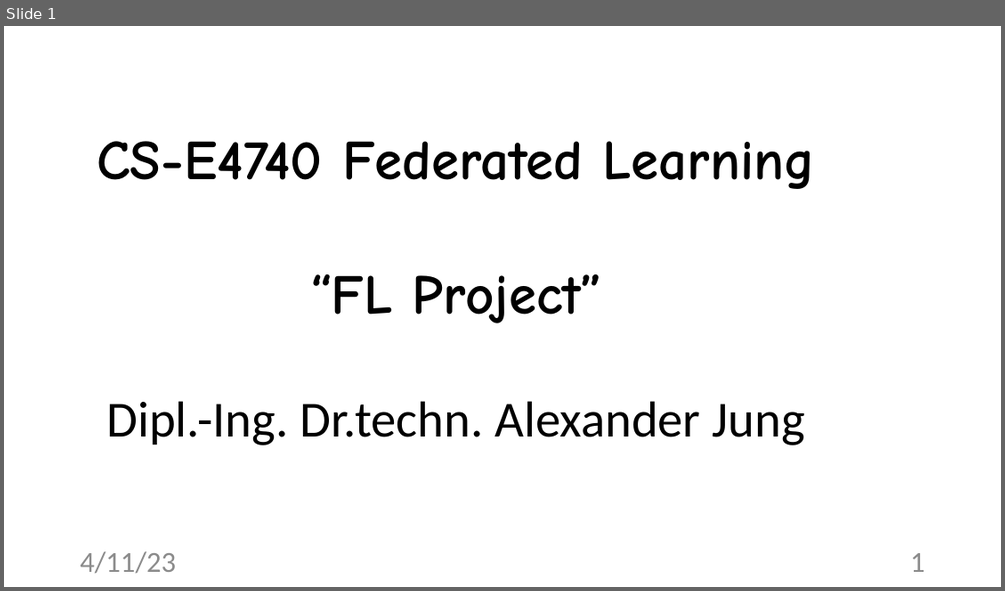
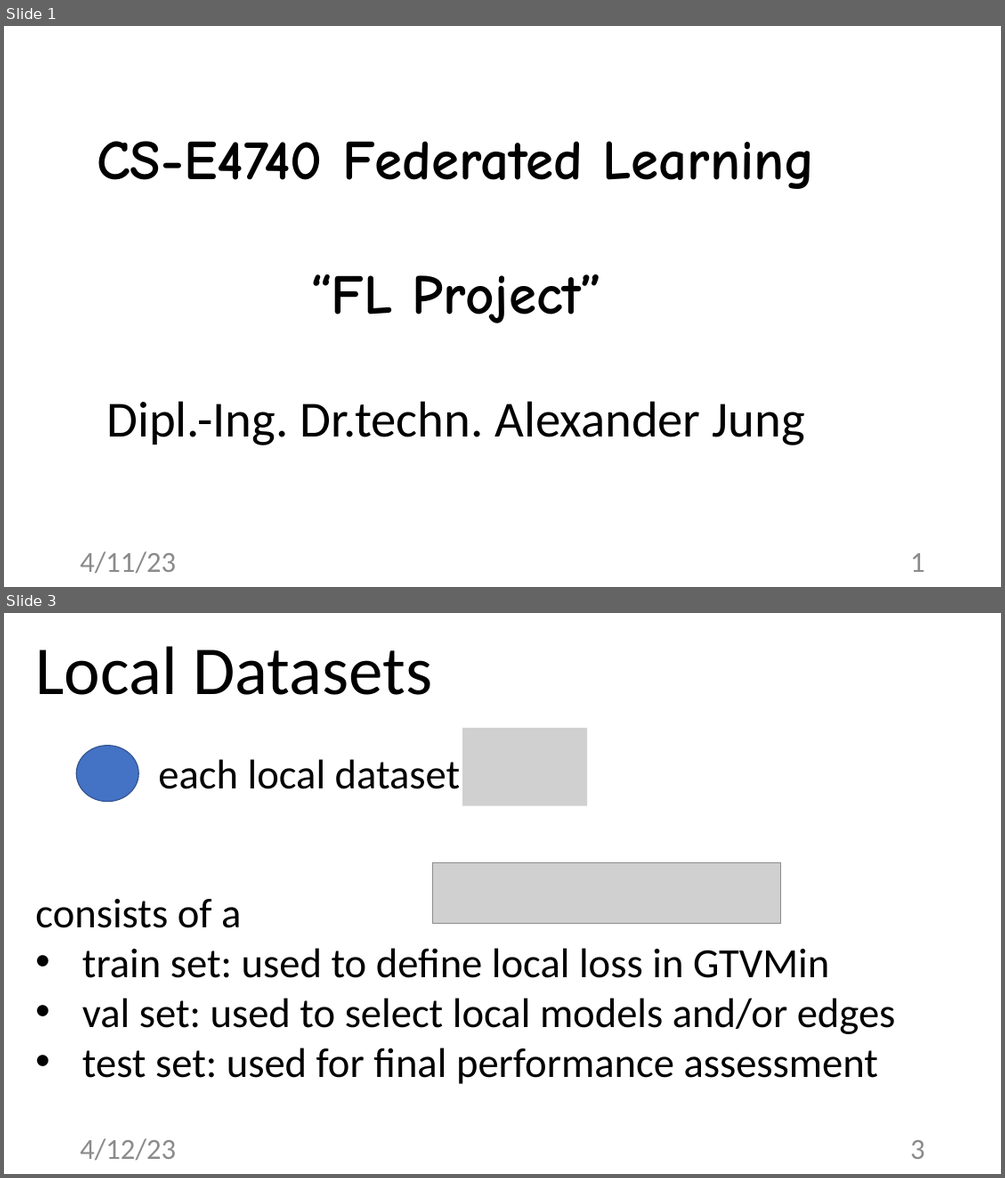
Before and after one commit to alexjungaalto/FederatedLearning, a slide deck: slides/CS-E4740_FLProject.pptx. Shown one above the other, each under a label of ours: slide 1 before the commit, slides 1 and 3 after it; the slides between them are not shown. The pictures are 1005x591 and 1005x1178 pixels, drawn with LibreOffice and Linux fonts; fonts in the diff are those of the drawing; grey boxes stand for pictures. Boxes give left, top, right and bottom in pixels: in the first picture for what was removed or moved away, otherwise in the second. Text is boxed around its words. In the diff, an @@ line names an element or a change of style, - is before the commit and + after.

```diff
--- a/slides/CS-E4740_FLProject.pptx
+++ b/slides/CS-E4740_FLProject.pptx
@@ slide 3 added at (4,613,1001,1174), background #FFFFFF @@
@@ text added at (35,646,432,695), 66 pt, text #000000 @@
+Local Datasets
@@ ellipse added at (77,746,138,802), fill #4472C4, outline #325491 1 pt @@
@@ picture added at (462,728,587,806) @@
@@ text added at (158,759,461,789), 40 pt, text #000000 @@
+each local dataset
@@ picture added at (432,863,781,924) @@
@@ text added at (35,899,896,1084), 40 pt, text #000000 @@
+consists of a
+• train set: used to define local loss in GTVMin
+• val set: used to select local models and/or edges
+• test set: used for final performance assessment
@@ text added at (80,1138,176,1160), 28 pt, text #8C8C8C @@
+4/12/23
@@ page number added at (910,1140,925,1159), 28 pt, text #8C8C8C @@
+3
```
Also in this commit, not shown: 4 slides changed, 16 other slides added, 3 other files.
